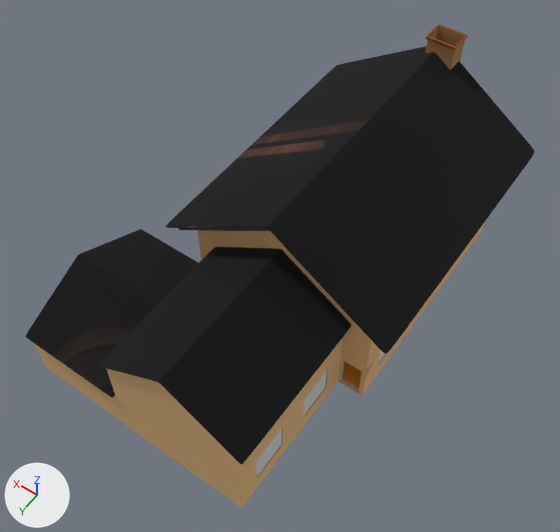
Before and after pictures for a commit that changed the FBX model src/Assets/Models/home.fbx.
Before and after are seen from a 50 mm camera at (-11.9, 21.0, 31.4) aimed at (0.5, 3.6, 4.0). Arrows for +X, +Y and +Z are at lower left; the lights stay in place. Where no turn or scale is listed for an object, it has been applied to the vertices.

Objects in the first picture: 'Chimney', 'Garage', 'GarageRoof', 'MainBuilding', 'MainBuildingRoofUpper', 'SideBuilding', 'SideBuildingRoof'.
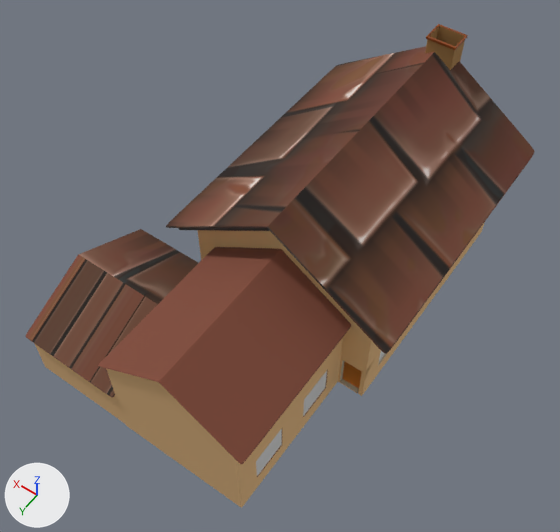
The change, as a list of edits to the scene's bpy script:
```text
Add img_roof_squaretile_flat_basecolor_b_png:
    img_roof_squaretile_flat_basecolor_b_png = load_image('Roof_SquareTile_Flat_Basecolor_B.png', '../3rd-Party/Cartoon_Texture_Pack/ROOF/ROOF_SquareTile_Flat/Textures/Roof_SquareTile_Flat_Basecolor_B.png', 2048, 2048, 'sRGB')
Change mat_tileroof_left:
    where n2 = _N.new('ShaderNodeTexImage'); n2.name = 'Image Texture'
    n2.image: img_mainbuilding_roof_png -> img_roof_squaretile_flat_basecolor_b_png
    where n4 = _N.new('ShaderNodeMapping'); n4.name = 'Mapping'
    n4.inputs[2].default_value: (1.571, 0.0, 1.571) -> (0.0, 0.0, -1.571)  # 'Rotation'
    n4.inputs[3].default_value: (1.5, 1.5, 1.5) -> (4.0, 4.0, 4.0)  # 'Scale'
Change mat_tileroof_right:
    where n2 = _N.new('ShaderNodeTexImage'); n2.name = 'Image Texture'
    n2.image: img_mainbuilding_roof_png -> img_roof_squaretile_flat_basecolor_b_png
Change mat_tileroof_front:
    where n2 = _N.new('ShaderNodeTexImage'); n2.name = 'Image Texture'
    n2.image: img_mainbuilding_roof_png -> img_roof_squaretile_flat_basecolor_b_png
Change mat_tileroof_back:
    where n2 = _N.new('ShaderNodeTexImage'); n2.name = 'Image Texture'
    n2.image: img_mainbuilding_roof_png -> img_roof_squaretile_flat_basecolor_b_png
```

Where the change shows, as pixel boxes (x1, y1, x2, y2) in the pictures (560 x 532 px):
'MainBuildingRoofUpper', surface changed (black to brown)
    both: (166, 46, 535, 354)
'SideBuildingRoof', surface changed (black to brown)
    both: (98, 247, 351, 464)
'GarageRoof', surface changed (black to brown)
    both: (26, 229, 198, 397)
